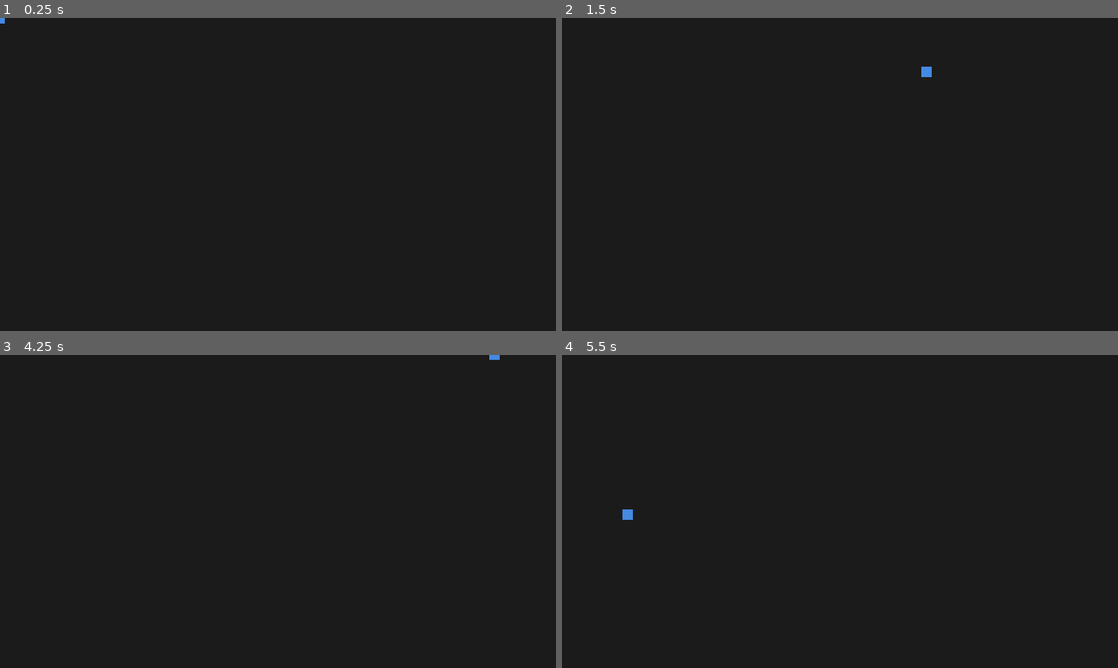
Above: before the commit, frames 1-4 (two rows, left to right).
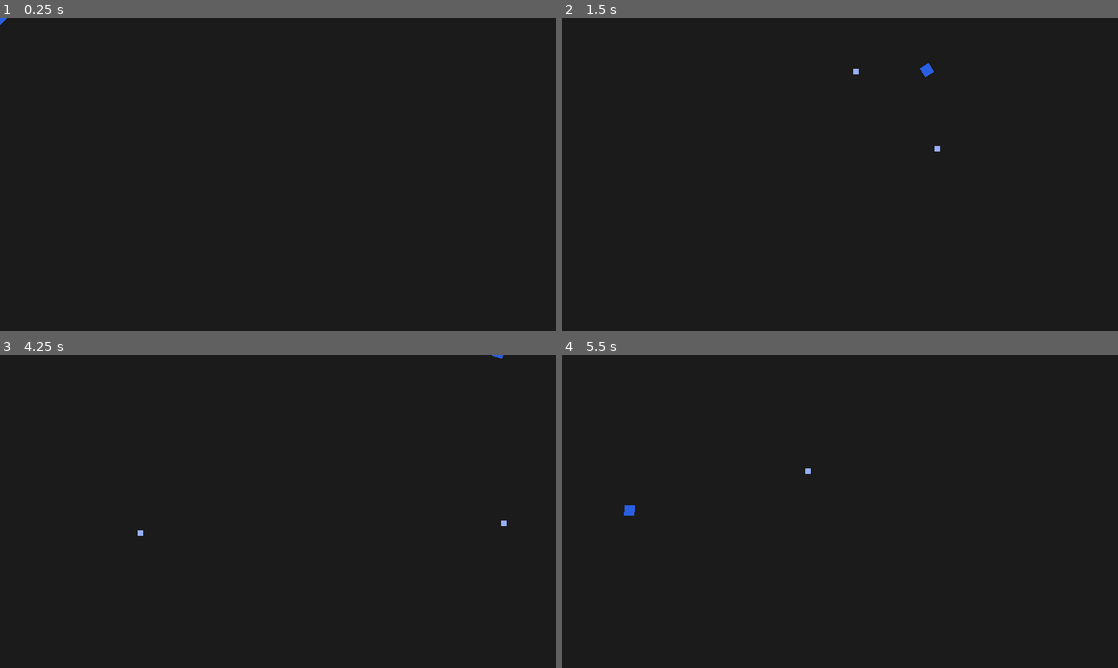
Above: after the commit, the same moments.

Repository: Talamander/unexpected-jam
Game: Godot game, scene res://Level/Arena.tscn
The game is run twice, just before and just after one commit, with the same random seed, the same clock (stepped at 60 frames per second) and the same inputs. Before the commit the project starts from res://Player/Player.tscn.
Inputs (mouse positions are in pixels of both pictures, inside the frame that each line leads up to):
- Up to frame 1 (0.25 s): no input
- Up to frame 2 (1.5 s): tap Enter at 0.5 s; move the mouse to (962, 158) at 0.52 s; hold Right (ui_right) 0.53-1.28 s; click (962, 158) at 0.6 s; move the mouse to (728, 190) at 1.27 s; hold Down (ui_down) from 1.28 s (still down); click (728, 190) at 1.35 s
- Up to frame 3 (4.25 s): move the mouse to (333, 442) at 2.02 s; release Down (ui_down) at 2.03 s; hold Right (ui_right) 2.03-2.78 s; click (333, 442) at 2.1 s; tap Space at 2.75 s; move the mouse to (250, 574) at 2.77 s; hold Up (ui_up) 2.78-3.53 s; click (250, 574) at 2.85 s; tap Enter at 3.5 s; move the mouse to (444, 558) at 3.52 s; hold Left (ui_left) from 3.53 s (still down); click (444, 558) at 3.6 s
- Up to frame 4 (5.5 s): move the mouse to (673, 464) at 4.27 s; click (673, 464) at 4.35 s; move the mouse to (867, 511) at 5.02 s; release Left (ui_left) at 5.03 s; hold Down (ui_down) from 5.03 s (still down); click (867, 511) at 5.1 s

The runs differ from the first frame. In frame 1, less than 0.1% of the frame differs, in the area x 0-2%, y 0-3%; in frame 2, 0.1%, in the area x 52-68%, y 14-43%; in frame 3, less than 0.1%; in frame 4, 0.1%.

Commit message:
Arena Level, Player Bullets/Firing, and Singleton
Added the main Arena level

Created look_rotation and fire_bullet functions in player.gd

Created Projectile parent class and PlayerBullet child class

Diff:
--- /dev/null
+++ b/Level/Arena.gd
@@ -0,0 +1,3 @@
+extends Node2D
+
+#Stuff later
--- /dev/null
+++ b/Level/Arena.tscn
@@ -0,0 +1,9 @@
+[gd_scene load_steps=3 format=2]
+
+[ext_resource path="res://Player/Player.tscn" type="PackedScene" id=1]
+[ext_resource path="res://Level/Arena.gd" type="Script" id=2]
+
+[node name="Arena" type="Node2D"]
+script = ExtResource( 2 )
+
+[node name="Player" parent="." instance=ExtResource( 1 )]
--- /dev/null
+++ b/ParentClasses/Projectile.gd
@@ -0,0 +1,10 @@
+extends Node2D
+
+var velocity = Vector2.ZERO
+
+func _process(delta):
+	position += velocity * delta
+
+#Destroys the projectile after it has exited the viewport
+func _on_VisibilityNotifier2D_viewport_exited(viewport):
+	queue_free()
--- /dev/null
+++ b/ParentClasses/Projectile.tscn
@@ -0,0 +1,13 @@
+[gd_scene load_steps=2 format=2]
+
+[ext_resource path="res://ParentClasses/Projectile.gd" type="Script" id=1]
+
+[node name="Projectile" type="Node2D"]
+script = ExtResource( 1 )
+
+[node name="Sprite" type="Sprite" parent="."]
+
+[node name="VisibilityNotifier2D" type="VisibilityNotifier2D" parent="."]
+
+[node name="AnimationPlayer" type="AnimationPlayer" parent="."]
+[connection signal="viewport_exited" from="VisibilityNotifier2D" to="." method="_on_VisibilityNotifier2D_viewport_exited"]
--- a/Player/Player.gd
+++ b/Player/Player.gd
@@ -1,14 +1,20 @@
 extends KinematicBody2D
 
 
+var playerBullet = preload("res://Player/PlayerBullet.tscn")
+
+onready var playerSprite = $Sprite
+
+
+#Movement Variables
 var speed = 500
 var acceleration = 4000
 var motion = Vector2.ZERO
 
 #Runs every tick
 func _physics_process(delta):
+	look_rotation()
 	var input_vector = get_input_vector()
-
 	#Vector2.ZERO is true when no move key is being pressed
 	if input_vector == Vector2.ZERO:
 		apply_friction(acceleration * delta)
@@ -16,6 +22,9 @@
 		calc_movement(input_vector * acceleration * delta)
 	#Godot's built in move_and_slide function handles the actual moving, just passing in the motion var
 	motion = move_and_slide(motion)
+
+	if Input.is_action_just_pressed("fire"):
+		fire_bullet()
 
 func get_input_vector():
 	#input vector is direction of key input (WASD)
@@ -35,3 +44,14 @@
 	#Uses the acceleration to ramp up to the speed, so it's not instantaneous
 	motion += acceleration
 	motion = motion.clamped(speed)
+
+func look_rotation():
+	#Gets the mouse location and sets the player rotation to match
+	var look_vector = get_global_mouse_position() - global_position
+	global_rotation = atan2(look_vector.y, look_vector.x)
+
+func fire_bullet():
+	#Instances the playerBullet scene via the Global.gd singleton.
+	var bullet = Global.instance_scene_on_main(playerBullet, playerSprite.global_position)
+	bullet.velocity = Vector2.RIGHT.rotated(self.rotation) * bullet.speed
+	motion -= bullet.velocity * .04
--- a/Player/Player.tscn
+++ b/Player/Player.tscn
@@ -9,5 +9,6 @@
 script = ExtResource( 2 )
 
 [node name="Sprite" type="Sprite" parent="."]
+modulate = Color( 0.6, 0.690196, 1, 1 )
 scale = Vector2( 0.5, 0.5 )
 texture = ExtResource( 1 )
--- /dev/null
+++ b/Player/PlayerBullet.gd
@@ -0,0 +1,6 @@
+extends "res://ParentClasses/Projectile.gd"
+
+#Bullet speed
+export var speed = 200
+
+#Stuff later
--- /dev/null
+++ b/Player/PlayerBullet.tscn
@@ -0,0 +1,14 @@
+[gd_scene load_steps=4 format=2]
+
+[ext_resource path="res://Player/Square.png" type="Texture" id=1]
+[ext_resource path="res://ParentClasses/Projectile.tscn" type="PackedScene" id=2]
+[ext_resource path="res://Player/PlayerBullet.gd" type="Script" id=3]
+
+[node name="PlayerBullet" instance=ExtResource( 2 )]
+scale = Vector2( 0.4, 0.4 )
+script = ExtResource( 3 )
+speed = 500
+
+[node name="Sprite" parent="." index="0"]
+modulate = Color( 0.6, 0.690196, 1, 1 )
+texture = ExtResource( 1 )
--- /dev/null
+++ b/Singletons/Global.gd
@@ -0,0 +1,9 @@
+extends Node
+
+#Singleton for instancing scenes within a scene. ex: playerBullet
+func instance_scene_on_main(scene, position):
+	var main = get_tree().current_scene
+	var instance = scene.instance()
+	main.add_child(instance)
+	instance.global_position = position
+	return instance
--- a/project.godot
+++ b/project.godot
@@ -16,8 +16,12 @@
 [application]
 
 config/name="UnexpectedJam"
-run/main_scene="res://Player/Player.tscn"
+run/main_scene="res://Level/Arena.tscn"
 config/icon="res://icon.png"
+
+[autoload]
+
+Global="*res://Singletons/Global.gd"
 
 [display]
 
@@ -58,6 +62,11 @@
 , Object(InputEventKey,"resource_local_to_scene":false,"resource_name":"","device":0,"alt":false,"shift":false,"control":false,"meta":false,"command":false,"pressed":false,"scancode":83,"unicode":0,"echo":false,"script":null)
  ]
 }
+fire={
+"deadzone": 0.5,
+"events": [ Object(InputEventMouseButton,"resource_local_to_scene":false,"resource_name":"","device":0,"alt":false,"shift":false,"control":false,"meta":false,"command":false,"button_mask":0,"position":Vector2( 0, 0 ),"global_position":Vector2( 0, 0 ),"factor":1.0,"button_index":1,"pressed":false,"doubleclick":false,"script":null)
+ ]
+}
 
 [rendering]
 
